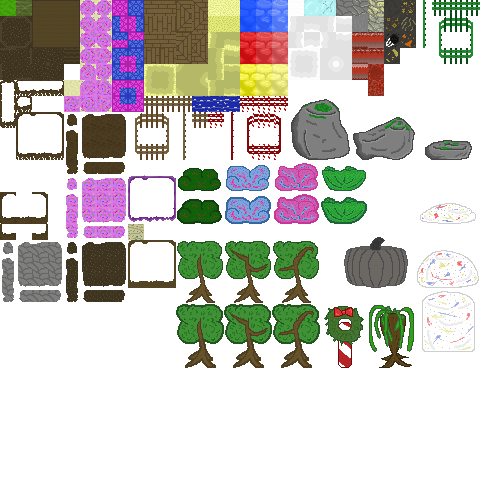
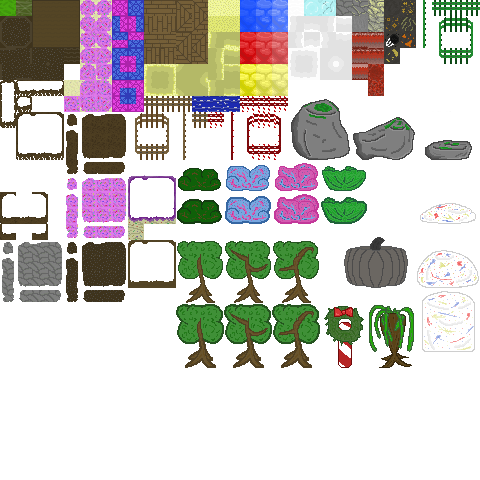
The second 480×480 image is a revision of the first. Changes to its layers:
renamed "Layer 7" to "Cake Floor All Cake", painted on it over [128, 217, 176, 224]
removed layer "Layer 0" over [128, 217, 176, 224]
